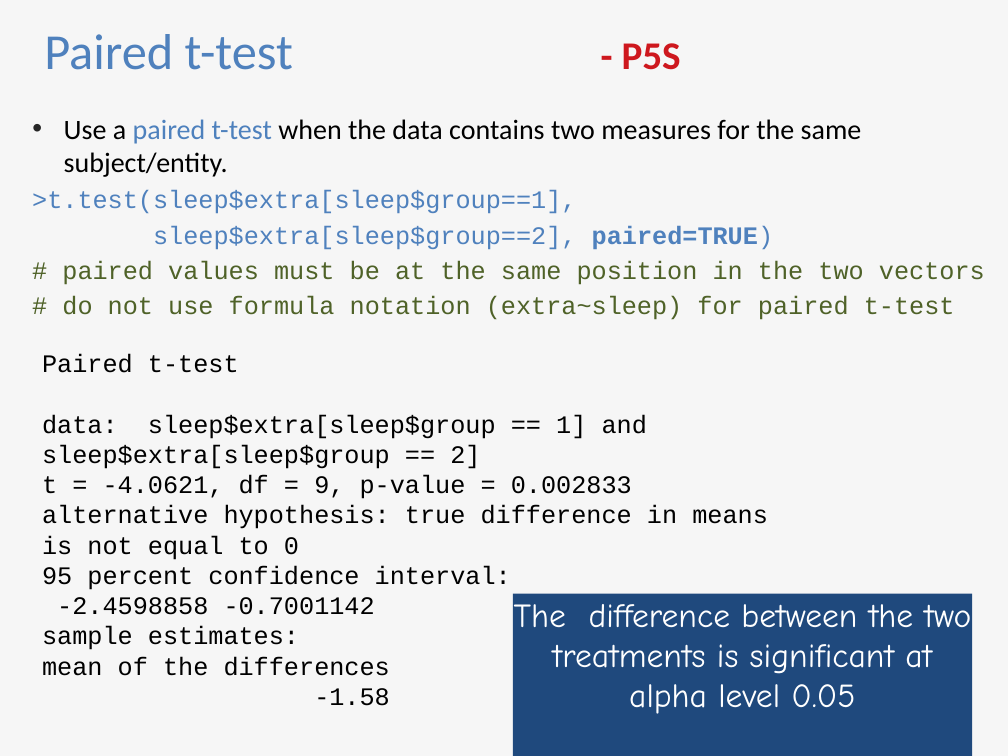
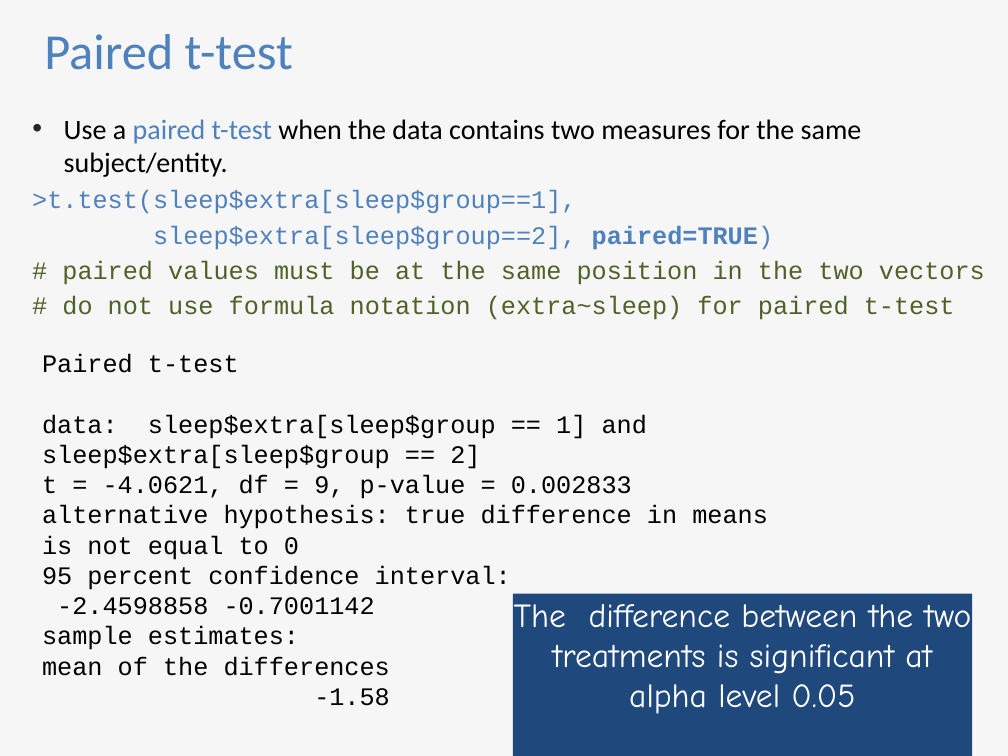
Before and after one commit to sib-swiss/first-steps-with-R-training, a slide deck: slide 23 of assets/pptx/First-steps-with-R_day2_afternoon.pptx. Drawn at 1008x756 pixels with LibreOffice and Linux fonts; fonts in the diff are those of the drawing. Boxes give left, top, right and bottom in pixels: in the first picture for what was removed or moved away, otherwise in the second. Text is boxed around its words. In the diff, an @@ line names an element or a change of style, - is before the commit and + after.

```diff
--- a/assets/pptx/First-steps-with-R_day2_afternoon.pptx
+++ b/assets/pptx/First-steps-with-R_day2_afternoon.pptx
@@ text at [44,34,293,70]: text changed @@
-Paired t-test - P5S
+Paired t-test
```
Also in this commit, not shown: 6 other slides changed, 7 slides removed, 2 other files.
